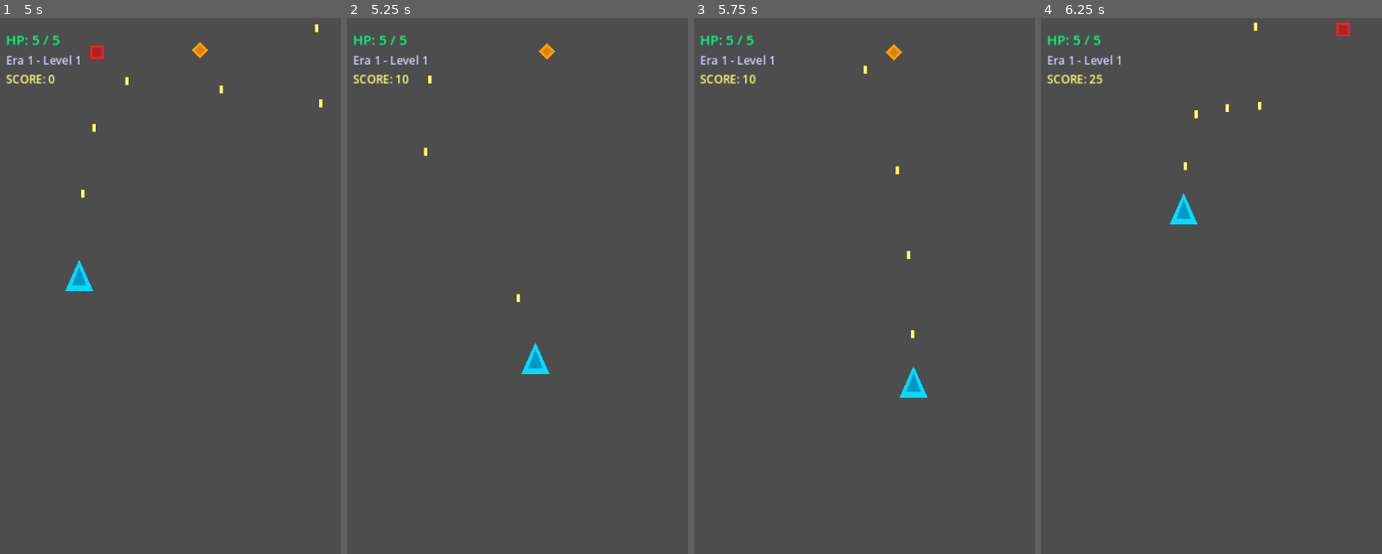
Above: before the commit, frames 1-4 (left to right).
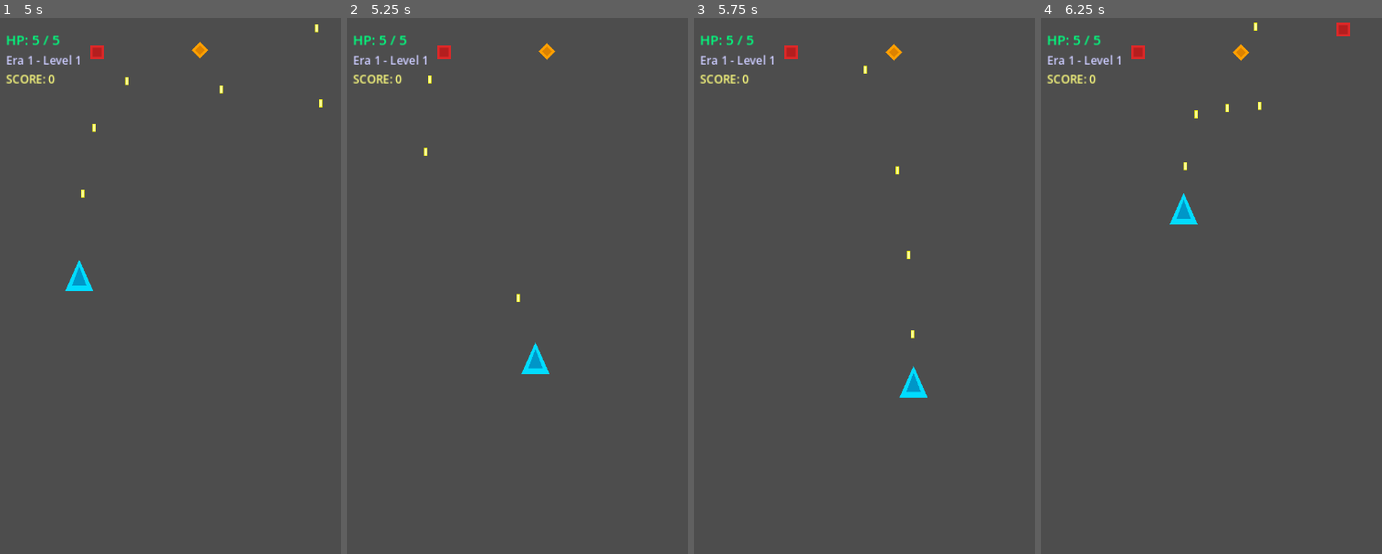
Above: after the commit, the same moments.

Repository: jfvorwald/epoch
Game: Godot game, scene res://scenes/main.tscn
The game is run twice, just before and just after one commit, with the same random seed, the same clock (stepped at 60 frames per second) and the same inputs.
Inputs (mouse positions are in pixels of both pictures, inside the frame that each line leads up to):
- Up to frame 1 (5 s): move the mouse to (289, 344) at 0.52 s; click (289, 344) at 0.67 s; move the mouse to (115, 420) at 1.27 s; click (115, 420) at 1.42 s; move the mouse to (242, 221) at 2.02 s; click (242, 221) at 2.17 s; move the mouse to (180, 527) at 2.77 s; click (180, 527) at 2.92 s; move the mouse to (323, 495) at 3.52 s; click (323, 495) at 3.67 s; move the mouse to (75, 275) at 4.27 s; click (75, 275) at 4.42 s
- Up to frame 2 (5.25 s): move the mouse to (568, 382) at 5.02 s; click (568, 382) at 5.17 s
- Up to frame 3 (5.75 s): no input
- Up to frame 4 (6.25 s): move the mouse to (1180, 200) at 5.77 s; click (1180, 200) at 5.92 s

Frame 1 is identical in both runs. In frame 2, 0.1% of the frame differs, in the area x 14-31%, y 5-13%; in frame 3, 0.1%; in frame 4, 0.2%, in the area x 14-62%, y 4-13%.

Commit message:
Add weapon buff system with per-type bullet visuals and drops
- Enemies drop powerups on death (25% chance): fire rate, spread,
  damage, health
- Each buff changes bullet appearance (unique sprites per type)
- Powerups attracted toward player within 33% screen distance
- Buff indicators on HUD (RAPID, SPREAD, DMG)
- Fixed collision detection: bigger hitboxes, explicit monitoring
- Battlefield cleanup between levels
- Player hit flash on damage

Co-Authored-By: Claude Opus 4.6 <noreply@anthropic.com>

Diff:
--- a/scenes/player/player.tscn
+++ b/scenes/player/player.tscn
@@ -4,9 +4,11 @@
 [ext_resource type="Script" path="res://scripts/player/player.gd" id="2_script"]
 
 [sub_resource type="CircleShape2D" id="CircleShape2D_1"]
-radius = 20.0
+radius = 28.0
 
 [node name="Player" type="Area2D"]
+monitoring = true
+monitorable = true
 collision_layer = 1
 collision_mask = 26
 script = ExtResource("2_script")
--- a/scenes/projectiles/enemy_bullet.tscn
+++ b/scenes/projectiles/enemy_bullet.tscn
@@ -4,9 +4,11 @@
 [ext_resource type="Script" path="res://scripts/projectiles/enemy_bullet.gd" id="2_script"]
 
 [sub_resource type="CircleShape2D" id="CircleShape2D_1"]
-radius = 4.0
+radius = 6.0
 
 [node name="EnemyBullet" type="Area2D"]
+monitoring = true
+monitorable = true
 collision_layer = 8
 collision_mask = 1
 script = ExtResource("2_script")
--- a/scenes/ui/hud.tscn
+++ b/scenes/ui/hud.tscn
@@ -9,7 +9,7 @@
 [node name="MarginContainer" type="MarginContainer" parent="."]
 anchors_preset = 10
 anchor_right = 1.0
-offset_bottom = 120.0
+offset_bottom = 150.0
 grow_horizontal = 2
 theme_override_constants/margin_left = 20
 theme_override_constants/margin_top = 20
@@ -35,3 +35,9 @@
 theme_override_colors/font_color = Color(1, 1, 0.5, 1)
 theme_override_font_sizes/font_size = 20
 text = "SCORE: 0"
+
+[node name="BuffLabel" type="Label" parent="MarginContainer/VBoxContainer"]
+layout_mode = 2
+theme_override_colors/font_color = Color(1, 0.5, 0, 1)
+theme_override_font_sizes/font_size = 18
+text = ""
--- a/scripts/player/player.gd
+++ b/scripts/player/player.gd
@@ -1,60 +1,116 @@
 extends Area2D
 
 @export var speed: float = 600.0
-@export var fire_rate: float = 0.15
+@export var base_fire_rate: float = 0.15
 @export var max_hp: int = 5
 
 var hp: int
 var can_fire: bool = true
 var bullet_scene: PackedScene
 
+# Weapon buff system
+var fire_rate_mult: float = 1.0   # Lower = faster
+var damage: int = 1
+var spread: int = 1               # Number of bullet streams (1, 2, 3)
+var buff_duration: float = 8.0
+
 signal hp_changed(new_hp: int, max_hp: int)
 signal player_died
 
 func _ready() -> void:
 	hp = max_hp
+	add_to_group("player")
 	bullet_scene = preload("res://scenes/projectiles/player_bullet.tscn")
 	emit_signal("hp_changed", hp, max_hp)
 
 func _process(delta: float) -> void:
-	# Follow mouse/touch position (horizontal and vertical within bounds)
 	var target := get_global_mouse_position()
 	var viewport_rect := get_viewport_rect()
 
-	# Smoothly move toward target
 	var new_pos := global_position.lerp(target, speed * delta / 100.0)
-
-	# Clamp within viewport
 	new_pos.x = clampf(new_pos.x, 32, viewport_rect.size.x - 32)
 	new_pos.y = clampf(new_pos.y, 32, viewport_rect.size.y - 32)
-
 	global_position = new_pos
 
-	# Auto-fire
 	if can_fire:
 		fire()
 
 func fire() -> void:
 	can_fire = false
+
+	if spread == 1:
+		spawn_bullet(Vector2(0, -30), 0.0)
+	elif spread == 2:
+		spawn_bullet(Vector2(-10, -30), -0.1)
+		spawn_bullet(Vector2(10, -30), 0.1)
+	else:
+		spawn_bullet(Vector2(-16, -26), -0.2)
+		spawn_bullet(Vector2(0, -30), 0.0)
+		spawn_bullet(Vector2(16, -26), 0.2)
+
+	var actual_rate := base_fire_rate * fire_rate_mult
+	await get_tree().create_timer(actual_rate).timeout
+	can_fire = true
+
+func get_bullet_type() -> String:
+	if damage > 1:
+		return "damage"
+	elif spread > 1:
+		return "spread"
+	elif fire_rate_mult < 1.0:
+		return "rapid"
+	return "default"
+
+func spawn_bullet(offset: Vector2, angle: float) -> void:
 	var bullet := bullet_scene.instantiate()
-	bullet.global_position = global_position + Vector2(0, -30)
+	bullet.global_position = global_position + offset
+	bullet.rotation = angle
+	bullet.damage = damage
+	bullet.bullet_type = get_bullet_type()
 	get_tree().current_scene.add_child(bullet)
 
-	# Fire cooldown
-	await get_tree().create_timer(fire_rate).timeout
-	can_fire = true
+func apply_buff(buff_type: String) -> void:
+	match buff_type:
+		"fire_rate":
+			fire_rate_mult = 0.5
+			start_buff_timer("fire_rate")
+		"spread":
+			spread = mini(spread + 1, 3)
+			start_buff_timer("spread")
+		"damage":
+			damage = 3
+			start_buff_timer("damage")
+		"health":
+			heal(2)
+
+func start_buff_timer(buff_type: String) -> void:
+	await get_tree().create_timer(buff_duration).timeout
+	match buff_type:
+		"fire_rate":
+			fire_rate_mult = 1.0
+		"spread":
+			spread = 1
+		"damage":
+			damage = 1
 
 func take_damage(amount: int = 1) -> void:
 	hp -= amount
 	hp = max(hp, 0)
 	emit_signal("hp_changed", hp, max_hp)
 
+	# Hit flash
+	modulate = Color(1, 0.3, 0.3, 1)
+	await get_tree().create_timer(0.1).timeout
+	if not is_inside_tree():
+		return
+
 	if hp <= 0:
 		emit_signal("player_died")
-		# Flash and disable
 		modulate = Color(1, 0, 0, 0.5)
 		set_process(false)
 		can_fire = false
+	else:
+		modulate = Color(1, 1, 1, 1)
 
 func heal(amount: int = 1) -> void:
 	hp = min(hp + amount, max_hp)
@@ -65,6 +121,9 @@
 	modulate = Color(1, 1, 1, 1)
 	set_process(true)
 	can_fire = true
+	fire_rate_mult = 1.0
+	damage = 1
+	spread = 1
 	emit_signal("hp_changed", hp, max_hp)
 
 func _on_area_entered(area: Area2D) -> void:
@@ -74,5 +133,6 @@
 	elif area.is_in_group("enemies"):
 		take_damage()
 	elif area.is_in_group("powerups"):
+		var powerup_type: String = area.powerup_type
 		area.queue_free()
-		heal()
+		apply_buff(powerup_type)
--- a/scripts/powerups/powerup.gd
+++ b/scripts/powerups/powerup.gd
@@ -1,12 +1,39 @@
 extends Area2D
 
-@export var speed: float = 100.0
-@export var powerup_type: String = "health"
+@export var speed: float = 120.0
+@export var powerup_type: String = "health"  # health, fire_rate, spread, damage
+@export var attract_radius: float = 420.0
+@export var attract_speed: float = 400.0
+
+var sprite_map: Dictionary = {
+	"health": "res://assets/sprites/powerups/powerup_era1_health.png",
+	"fire_rate": "res://assets/sprites/powerups/powerup_era1_fire_rate.png",
+	"spread": "res://assets/sprites/powerups/powerup_era1_spread.png",
+	"damage": "res://assets/sprites/powerups/powerup_era1_damage.png",
+}
 
 func _ready() -> void:
 	add_to_group("powerups")
+	# Set sprite based on type
+	if sprite_map.has(powerup_type):
+		var tex := load(sprite_map[powerup_type])
+		if tex:
+			$Sprite2D.texture = tex
 
 func _process(delta: float) -> void:
+	var player_nodes := get_tree().get_nodes_in_group("player")
+	var player_node: Node2D = player_nodes[0] if player_nodes.size() > 0 else null
+
+	if player_node:
+		var dist := global_position.distance_to(player_node.global_position)
+		if dist < attract_radius:
+			var pull_strength := 1.0 - (dist / attract_radius)
+			var direction := (player_node.global_position - global_position).normalized()
+			global_position += direction * attract_speed * pull_strength * delta
+			return
+
 	position.y += speed * delta
+	position.x += sin(position.y * 0.05) * 30.0 * delta
+
 	if position.y > 1400:
 		queue_free()
--- a/scripts/projectiles/player_bullet.gd
+++ b/scripts/projectiles/player_bullet.gd
@@ -1,11 +1,25 @@
 extends Area2D
 
 @export var speed: float = 800.0
+var damage: int = 1
+var bullet_type: String = "default"  # default, rapid, spread, damage
+
+var texture_map: Dictionary = {
+	"default": "res://assets/sprites/projectiles/bullet_player.png",
+	"rapid": "res://assets/sprites/projectiles/bullet_player_rapid.png",
+	"spread": "res://assets/sprites/projectiles/bullet_player_spread.png",
+	"damage": "res://assets/sprites/projectiles/bullet_player_damage.png",
+}
 
 func _ready() -> void:
 	add_to_group("player_bullets")
+	if texture_map.has(bullet_type):
+		var tex := load(texture_map[bullet_type])
+		if tex:
+			$Sprite2D.texture = tex
 
 func _process(delta: float) -> void:
-	position.y -= speed * delta
-	if position.y < -20:
+	var direction := Vector2(sin(rotation), -cos(rotation))
+	position += direction * speed * delta
+	if position.y < -20 or position.x < -20 or position.x > 740:
 		queue_free()
--- a/scripts/systems/game_level.gd
+++ b/scripts/systems/game_level.gd
@@ -8,14 +8,12 @@
 var game_active: bool = false
 
 func _ready() -> void:
-	# Connect signals
 	player.hp_changed.connect(hud.update_hp)
 	player.player_died.connect(_on_player_died)
 	enemy_spawner.wave_complete.connect(_on_wave_complete)
 	enemy_spawner.enemy_destroyed_score.connect(_on_enemy_score)
 	GameManager.state_changed.connect(_on_state_changed)
 
-	# Start the game
 	GameManager.start_game()
 
 func _on_state_changed(new_state: GameManager.GameState) -> void:
@@ -28,26 +26,41 @@
 
 func start_level() -> void:
 	game_active = true
+	# Clean up any leftover projectiles and enemies
+	clean_battlefield()
 	player.max_hp = Progression.get_player_max_hp()
 	player.reset()
 	player.global_position = Vector2(360, 1000)
 	enemy_spawner.start_wave(Progression.current_level)
+
+func clean_battlefield() -> void:
+	for node in get_tree().get_nodes_in_group("enemies"):
+		node.queue_free()
+	for node in get_tree().get_nodes_in_group("enemy_bullets"):
+		node.queue_free()
+	for node in get_tree().get_nodes_in_group("player_bullets"):
+		node.queue_free()
+	for node in get_tree().get_nodes_in_group("powerups"):
+		node.queue_free()
 
 func _on_player_died() -> void:
 	enemy_spawner.stop_wave()
 	GameManager.game_over()
 
 func _on_wave_complete() -> void:
+	if not is_inside_tree():
+		return
 	hud.show_level_complete()
-	# Brief pause then advance
-	await get_tree().create_timer(1.5).timeout
+	var timer := get_tree().create_timer(1.5)
+	await timer.timeout
+	if not is_inside_tree():
+		return
 	GameManager.level_complete()
 
 func _on_enemy_score(score: int) -> void:
 	GameManager.add_score(score)
 
 func _unhandled_input(event: InputEvent) -> void:
-	# Tap to restart when game over
 	if GameManager.state == GameManager.GameState.GAME_OVER:
 		if event is InputEventMouseButton and event.pressed:
 			GameManager.restart()
--- a/scripts/systems/progression.gd
+++ b/scripts/systems/progression.gd
@@ -11,8 +11,6 @@
 
 func advance_level() -> void:
 	current_level += 1
-	# Era system placeholder - for now always era 1
-	# In full game: reaching level 100 triggers prestige to next era
 	emit_signal("level_changed", current_level, current_era)
 
 func reset() -> void:
@@ -21,19 +19,20 @@
 	emit_signal("level_changed", current_level, current_era)
 
 func get_player_max_hp() -> int:
-	# Base HP scales slightly with level
 	return 5 + (current_level / 10)
 
 func get_enemy_hp() -> int:
-	# Enemies get tougher each level
-	if current_level < 10:
-		return 1
+	# Beefier enemies from the start
+	if current_level < 5:
+		return 3
+	elif current_level < 15:
+		return 5
 	elif current_level < 30:
-		return 2
+		return 7
 	elif current_level < 60:
-		return 3
+		return 10
 	else:
-		return 4
+		return 14
 
 func get_level_display() -> String:
 	return "Era %d - Level %d" % [current_era, current_level]
--- a/scripts/ui/hud.gd
+++ b/scripts/ui/hud.gd
@@ -3,11 +3,27 @@
 @onready var hp_label: Label = $MarginContainer/VBoxContainer/HPLabel
 @onready var level_label: Label = $MarginContainer/VBoxContainer/LevelLabel
 @onready var score_label: Label = $MarginContainer/VBoxContainer/ScoreLabel
+@onready var buff_label: Label = $MarginContainer/VBoxContainer/BuffLabel
 
 func _ready() -> void:
 	GameManager.score_changed.connect(_on_score_changed)
 	Progression.level_changed.connect(_on_level_changed)
 	update_display()
+
+func _process(_delta: float) -> void:
+	# Update buff display from player state
+	if buff_label:
+		var player_nodes := get_tree().get_nodes_in_group("player")
+		if player_nodes.size() > 0:
+			var p = player_nodes[0]
+			var buffs: Array = []
+			if p.fire_rate_mult < 1.0:
+				buffs.append("RAPID")
+			if p.spread > 1:
+				buffs.append("SPREAD x%d" % p.spread)
+			if p.damage > 1:
+				buffs.append("DMG x%d" % p.damage)
+			buff_label.text = " | ".join(buffs) if buffs.size() > 0 else ""
 
 func update_display() -> void:
 	if level_label:
Binary file added: assets/sprites/powerups/powerup_era1_damage.png
Binary file added: assets/sprites/powerups/powerup_era1_fire_rate.png
Binary file added: assets/sprites/powerups/powerup_era1_spread.png
Binary file added: assets/sprites/projectiles/bullet_player_damage.png
Binary file added: assets/sprites/projectiles/bullet_player_rapid.png
Binary file added: assets/sprites/projectiles/bullet_player_spread.png
